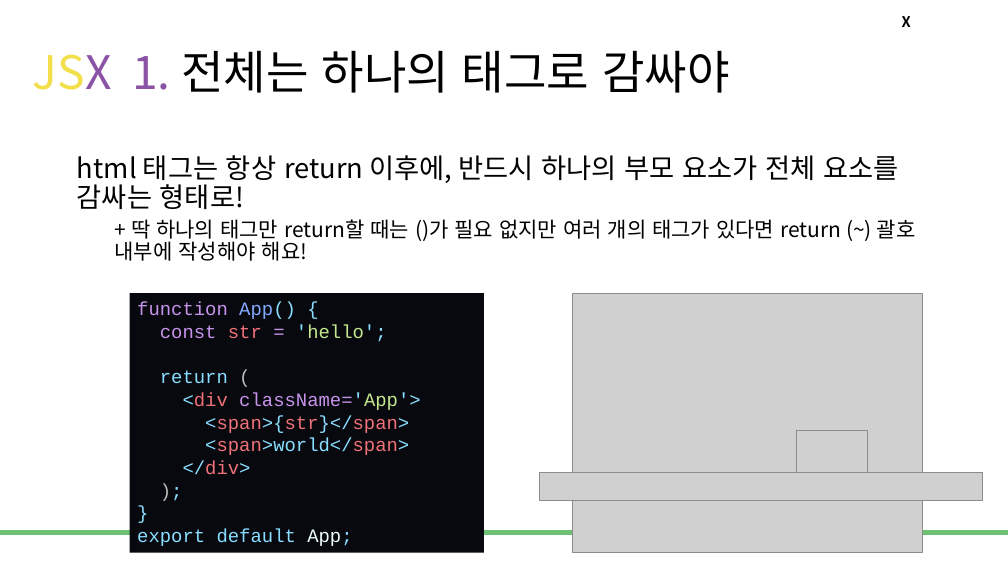
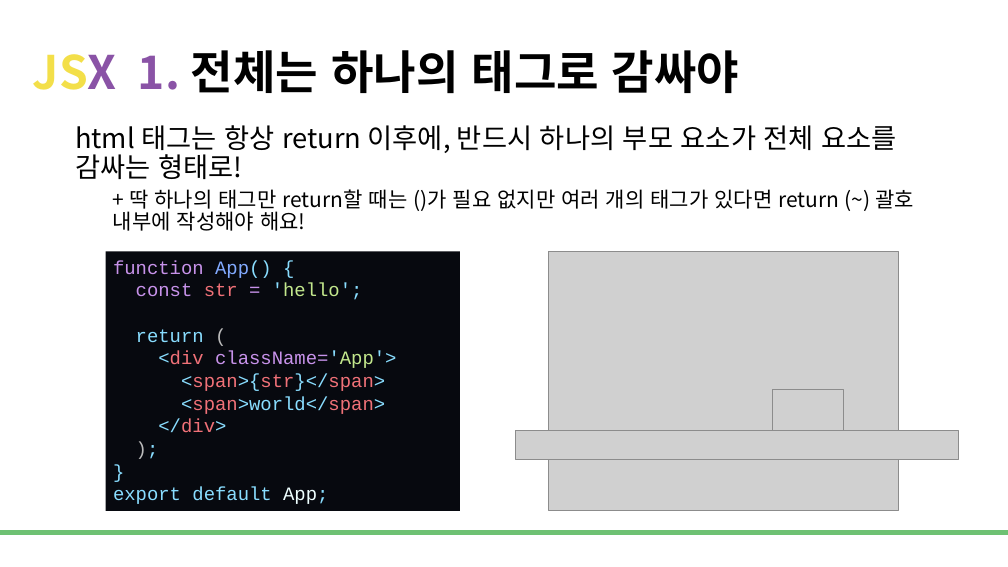
Before and after one commit to DevDamon0527/SeSAC_Yeongdeungpo_Campus_6th, a slide deck: slide 12 of material/[SeSAC_YDP_6] 23_React_Component_JSX.pptx. Drawn at 1008x567 pixels with LibreOffice and Linux fonts; fonts in the diff are those of the drawing; grey boxes stand for pictures; background and template pictures are left out. Boxes give left, top, right and bottom in pixels: in the first picture for what was removed or moved away, otherwise in the second. Text is boxed around its words. In the diff, an @@ line names an element or a change of style, - is before the commit and + after.

```diff
--- a/material/[SeSAC_YDP_6] 23_React_Component_JSX.pptx
+++ b/material/[SeSAC_YDP_6] 23_React_Component_JSX.pptx
@@ title "JSX 1. 전체는 하나의 태그로 ..." at [33, 50, 739, 93]: bold on @@
@@ text removed at [902, 16, 911, 27] @@
-X
@@ text "html 태그는 항상 return 이후에, ...": place and size @@
-text "html 태그는 항상 return 이후에, ..." at [77, 155, 916, 261]
+text "html 태그는 항상 return 이후에, ..." at [75, 125, 914, 231]
@@ 3 pictures, 1 rectangle: place and size @@
-3 pictures, 1 rectangle at [130, 293, 982, 553]
+3 pictures, 1 rectangle at [106, 252, 958, 511]
```
Also in this commit, not shown: 19 other slides changed, 2 other files.
